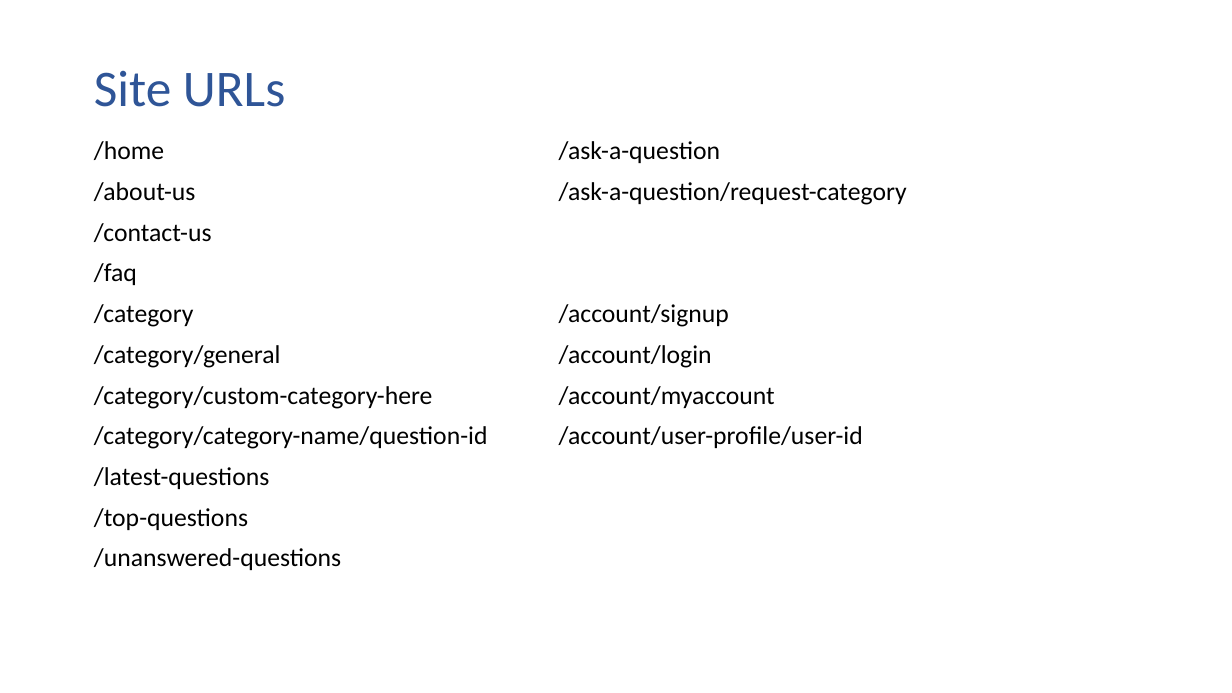
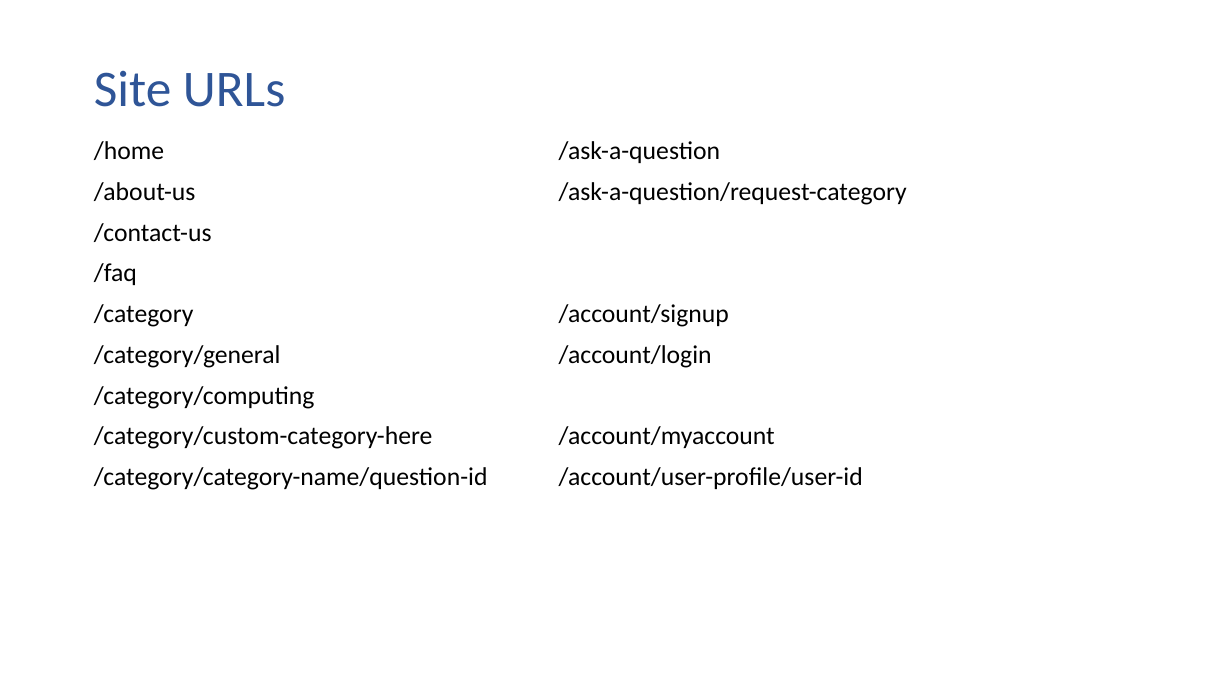
Before and after one commit to 2324127m/Lab3TeamB, a slide deck: slide 15 of FINAL/Final Draft 2.pptx. Drawn at 1232x693 pixels with LibreOffice and Linux fonts; fonts in the diff are those of the drawing. Boxes give left, top, right and bottom in pixels: in the first picture for what was removed or moved away, otherwise in the second. Text is boxed around its words. In the diff, an @@ line names an element or a change of style, - is before the commit and + after.

```diff
--- a/FINAL/Final Draft 2.pptx
+++ b/FINAL/Final Draft 2.pptx
@@ table at [85, 130, 1015, 611] @@
+row 7: /category/computing | 
-row 10, column 1: /latest-questions
+row 10, column 1: 
-row 11, column 1: /top-questions
+row 11, column 1: 
-row 12, column 1: /unanswered-questions
+row 12, column 1: 
```
Also in this commit, not shown: 6 other files.
